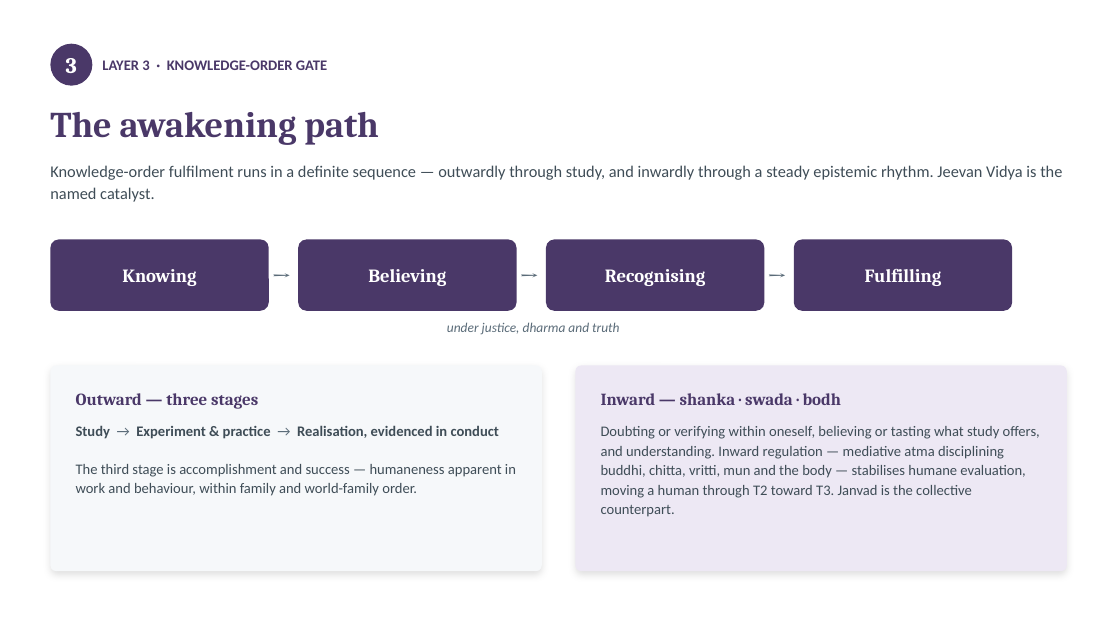
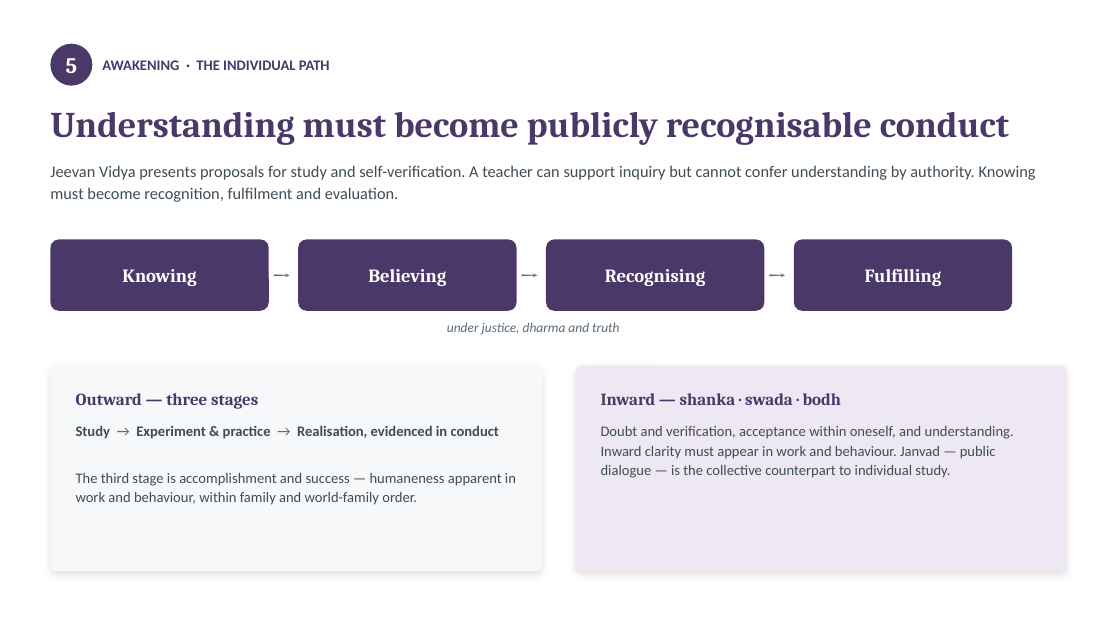
Before and after one commit to raghavamohan/AnalyticMadhyasthDarshan, a slide deck: slide 13 of Studies/How-Undivided-Society-Is-Established/How-Undivided-Society-Is-Established.pptx. Drawn at 1120x630 pixels with LibreOffice and Linux fonts; fonts in the diff are those of the drawing. Boxes give left, top, right and bottom in pixels: in the first picture for what was removed or moved away, otherwise in the second. Text is boxed around its words. In the diff, an @@ line names an element or a change of style, - is before the commit and + after.

```diff
--- a/Studies/How-Undivided-Society-Is-Established/How-Undivided-Society-Is-Established.pptx
+++ b/Studies/How-Undivided-Society-Is-Established/How-Undivided-Society-Is-Established.pptx
@@ text at [66,58,78,73]: text changed @@
-3
+5
@@ text at [102,60,330,70]: text changed @@
-LAYER 3 · KNOWLEDGE-ORDER GATE
+AWAKENING · THE INDIVIDUAL PATH
@@ text at [50,112,1009,145]: text changed @@
-The awakening path
+Understanding must become publicly recognisable conduct
@@ text at [50,165,1036,202]: text changed @@
-Knowledge-order fulfilment runs in a definite sequence — outwardly through study, and inwardly through a steady epistemic rhythm. Jeevan Vidya is the named catalyst.
+Jeevan Vidya presents proposals for study and self-verification. A teacher can support inquiry but cannot confer understanding by authority. Knowing must become recognition, fulfilment and evaluation.
@@ text "Study → Experiment & practice ..." rewrapped from [76,425,516,496] to [76,425,516,505] @@
@@ text at [601,426,1014,478]: text changed @@
-Doubting or verifying within oneself, believing or tasting what study offers, and understanding. Inward regulation — mediative atma disciplining buddhi, chitta, vritti, mun and the body — stabilises humane evaluation, moving a human through T2 toward T3. Janvad is the collective counterpart.
+Doubt and verification, acceptance within oneself, and understanding. Inward clarity must appear in work and behaviour. Janvad — public dialogue — is the collective counterpart to individual study.
```
Also in this commit, not shown: 20 other slides changed, 2 slides added, 2 slides removed, 7 other files.
